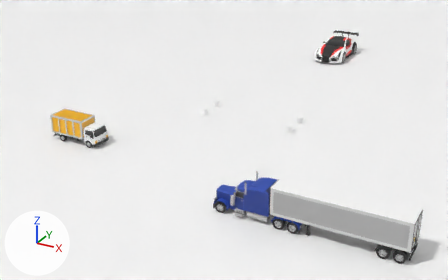
A saved change to the FBX model Unity/Assets/Resources/Meshs/ChangJing/changjing1_1.fbx.
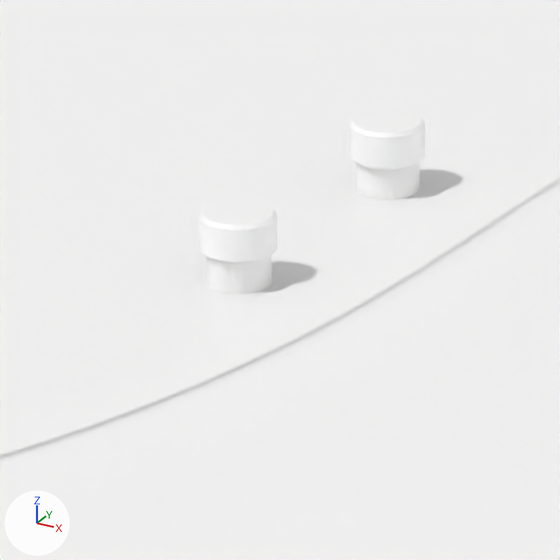
The first picture shows the older version from a 50 mm lens placed at (42.3, -62.0, 38.2), pointed at (-5.3, 24.6, -5.1). The close-ups show both versions on the part from 41% to 52% of the width and 32% to 49% of the height of that picture; other places that the commit changed are outside them. The lights are fixed; the arrows at lower left show +X, +Y and +Z. Where no turn or scale is listed for an object, it has been applied to the vertices.

Names of what the first close-up shows: 'changjing1_1', 'zhuangzi45', 'zhuangzi46'.
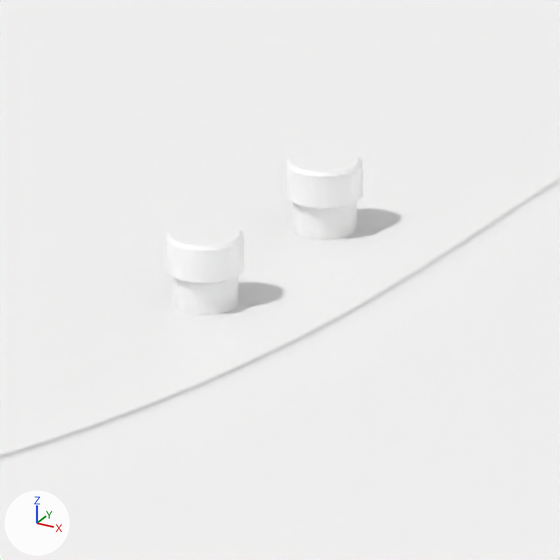
The change, as a diff of the scene's bpy script:
```diff
--- a/Unity/Assets/Resources/Meshs/ChangJing/changjing1_1.fbx.py
+++ b/Unity/Assets/Resources/Meshs/ChangJing/changjing1_1.fbx.py
@@ ob_zhuangzi45 @@
 ob_zhuangzi45 = bpy.data.objects.new('zhuangzi45', me_mesh_004)
-ob_zhuangzi45.location = (-7.77, 22.24, 0.53)
+ob_zhuangzi45.location = (-7.77, 21.31, 0.53)
@@ ob_zhuangzi46 @@
 ob_zhuangzi46 = bpy.data.objects.new('zhuangzi46', me_mesh_003)
-ob_zhuangzi46.location = (-7.77, 26.59, 0.53)
+ob_zhuangzi46.location = (-7.77, 24.71, 0.53)
```

Pixel boxes [x1, y1, x2, y2] of what changed, in the close-ups (560 x 560 px):
'zhuangzi46', moved: before [350, 109, 425, 200]; after [286, 148, 363, 240]
'zhuangzi45', moved: before [199, 200, 277, 294]; after [166, 220, 244, 315]
